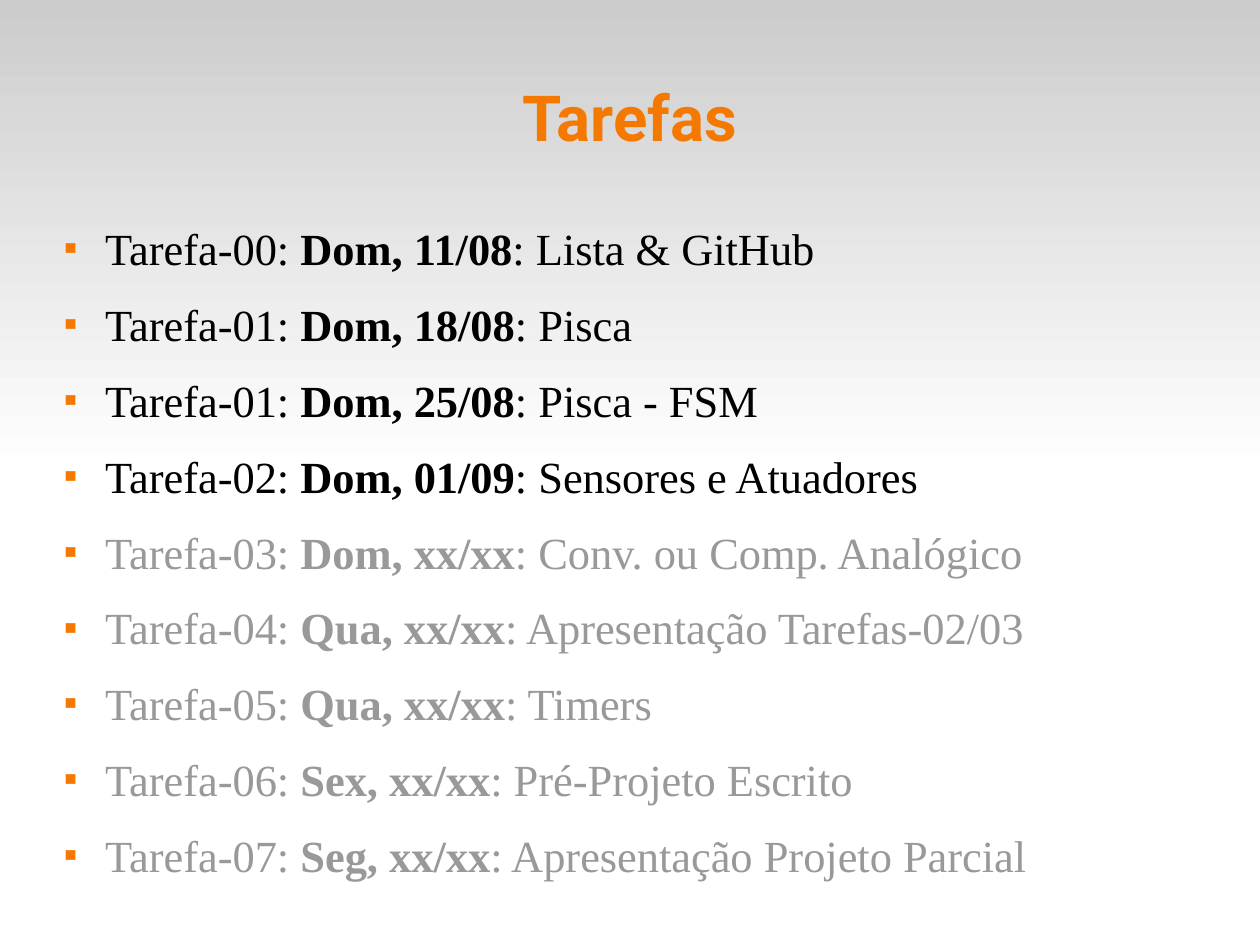
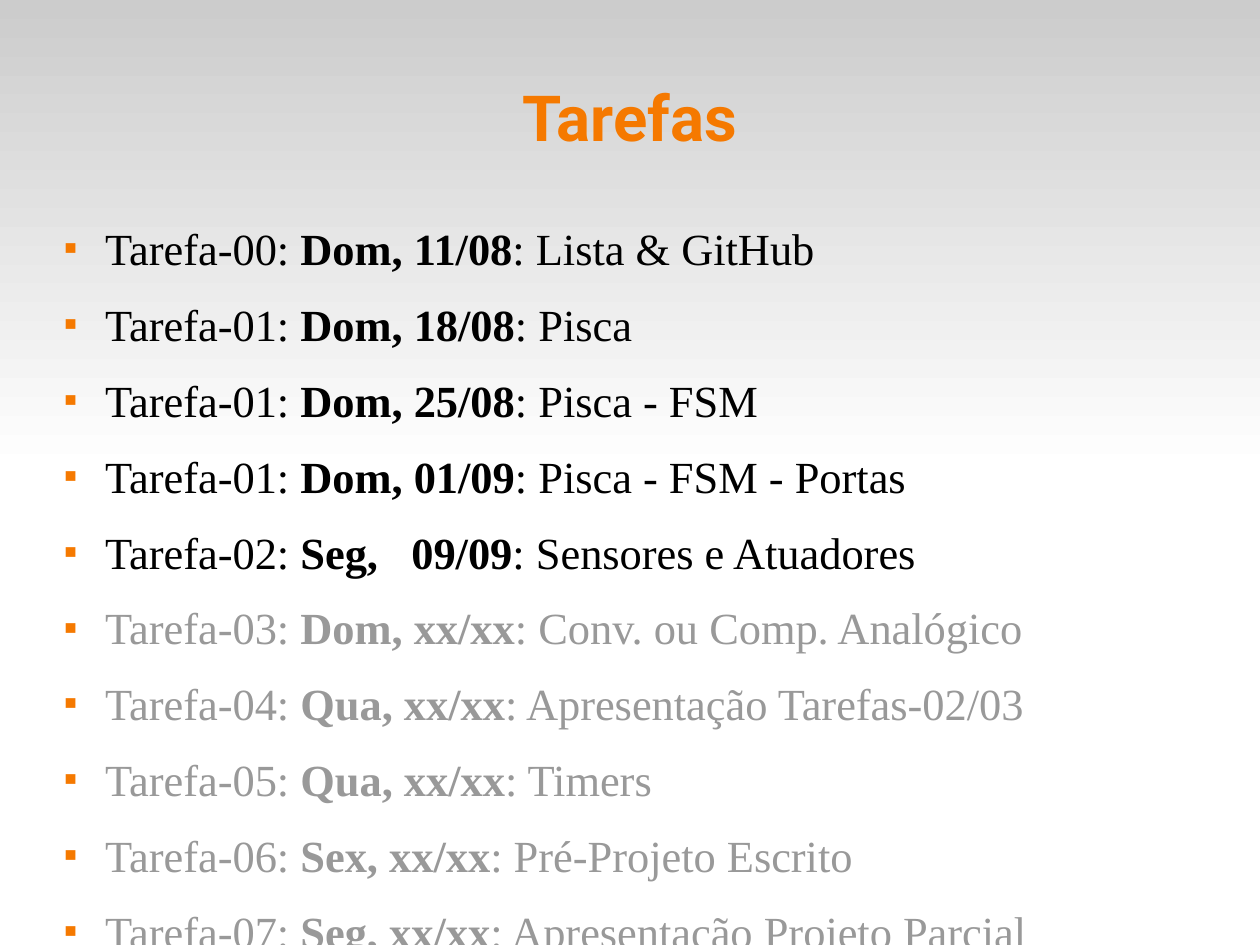
Before and after one commit to fsantanna-uerj/SE, a slide deck: slide 16 of Slides/se-00-intro.odp. Drawn at 1260x945 pixels with LibreOffice and Linux fonts; fonts in the diff are those of the drawing. Boxes give left, top, right and bottom in pixels: in the first picture for what was removed or moved away, otherwise in the second. Text is boxed around its words. In the diff, an @@ line names an element or a change of style, - is before the commit and + after.

```diff
--- a/Slides/se-00-intro.odp
+++ b/Slides/se-00-intro.odp
@@ text at [105,461,915,577]: text changed @@
-■ Tarefa-02: Dom, 01/09: Sensores e Atuadores
+■ Tarefa-01: Dom, 01/09: Pisca - FSM - Portas
+■ Tarefa-02: Seg, 09/09: Sensores e Atuadores
```
Also in this commit, not shown: 1 other slide changed, 3 other files.
